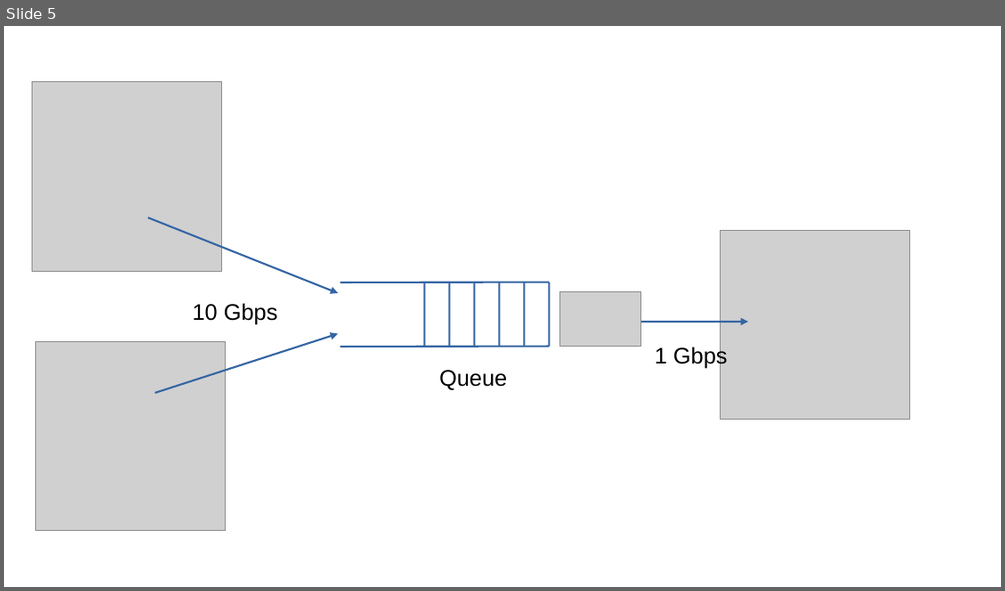
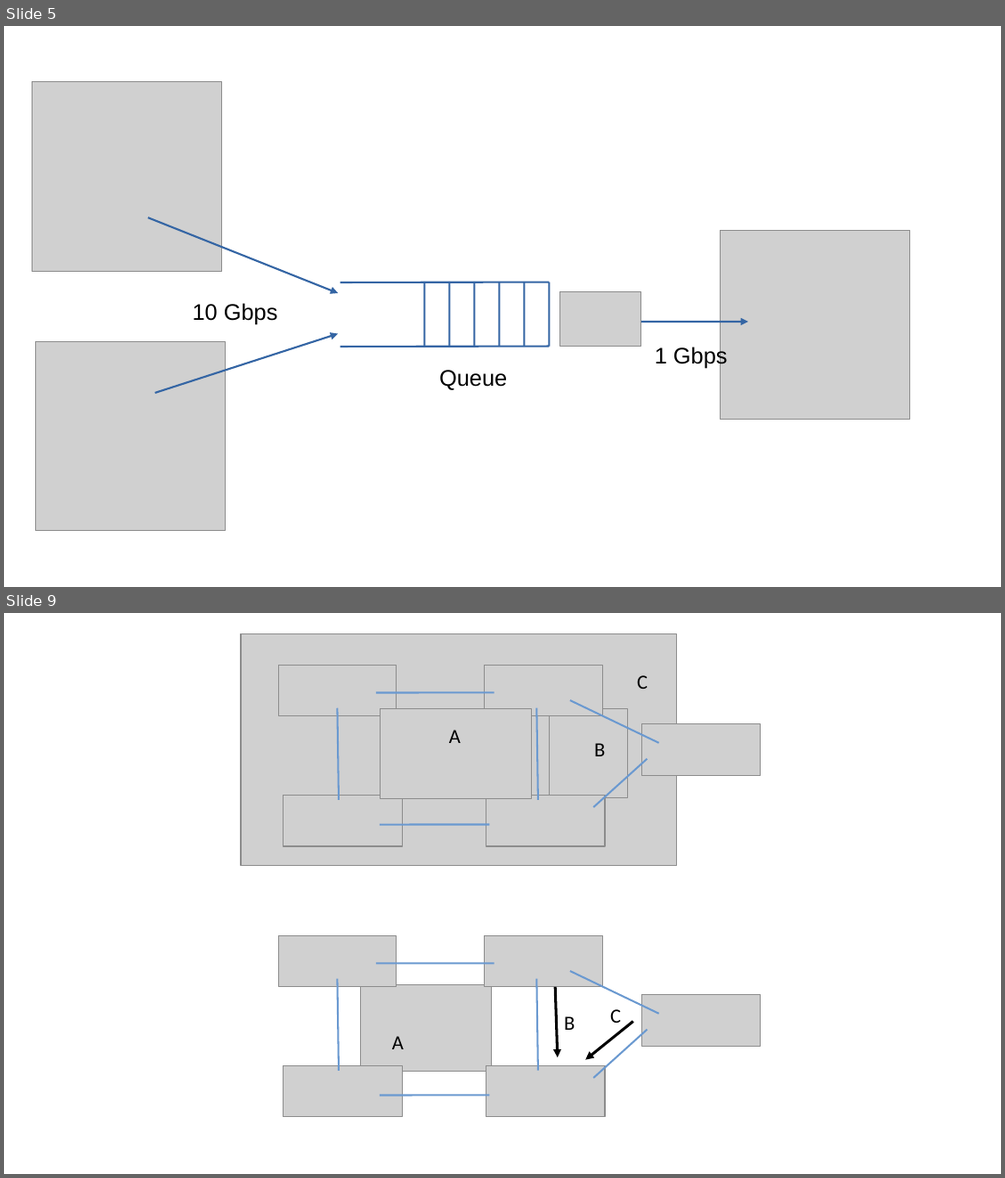
Before and after one commit to SystemsApproach/7E, a slide deck: capacity/figures/capacity.odp. Shown one above the other, each under a label of ours: slide 5 before the commit, slides 5 and 9 after it; the slides between them are not shown. The pictures are 1005x591 and 1005x1178 pixels, drawn with LibreOffice and Linux fonts; fonts in the diff are those of the drawing; grey boxes stand for pictures. Boxes give left, top, right and bottom in pixels: in the first picture for what was removed or moved away, otherwise in the second. Text is boxed around its words. In the diff, an @@ line names an element or a change of style, - is before the commit and + after.

```diff
--- a/capacity/figures/capacity.odp
+++ b/capacity/figures/capacity.odp
@@ slide 9 added at [4, 613, 1001, 1174], background #FFFFFF @@
@@ text added at [637, 675, 647, 689], 16 pt, text #000000 @@
+C
@@ text added at [449, 730, 461, 743], 16 pt, text #000000 @@
+A
@@ text added at [594, 743, 605, 756], 16 pt, text #000000 @@
+B
@@ group added at [241, 633, 761, 866]: 8 pictures, 6 lines @@
@@ picture added at [279, 936, 396, 988] @@
@@ picture added at [485, 936, 604, 988] @@
@@ line added from (338, 979) to (339, 1070), #6A99D0 1.45 pt @@
@@ picture added at [360, 985, 492, 1070] @@
@@ line added from (494, 963) to (376, 963), #6A99D0 1.45 pt @@
@@ line added from (537, 979) to (539, 1070), #6A99D0 1.45 pt @@
@@ line added from (570, 971) to (659, 1013), #6A99D0 1.45 pt @@
@@ arrow added from (555, 987) to (558, 1057), #000000 2.15 pt @@
@@ text added at [610, 1009, 621, 1022], 16 pt, text #000000 @@
+C
@@ picture added at [642, 995, 761, 1046] @@
@@ text added at [392, 1036, 404, 1049], 16 pt, text #000000 @@
+A
@@ text added at [564, 1016, 574, 1030], 16 pt, text #000000 @@
+B
@@ arrow added from (633, 1021) to (586, 1060), #000000 2.15 pt @@
@@ line added from (594, 1078) to (647, 1030), #6A99D0 1.45 pt @@
@@ picture added at [283, 1066, 402, 1118] @@
@@ picture added at [486, 1066, 606, 1118] @@
@@ line added from (490, 1095) to (380, 1095), #6A99D0 1.45 pt @@
```
Also in this commit, not shown: 4 other slides added, 29 other files.
